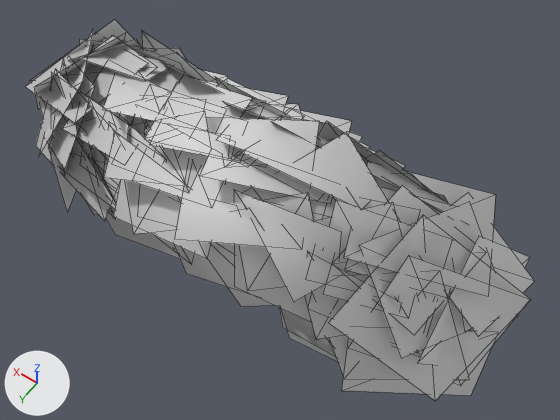
A saved change to the glTF model public/glb/stylized_nature_pack/Bush_Small.glb.
Camera for both pictures: a 50 mm lens placed at (-1.046, 1.326, 2.231), pointed at (-0.085, -0.02, 0.116). Lighting does not change. The marker at lower left points along +X, +Y and +Z. Mesh edges are drawn as thin lines. Where no turn or scale is listed for an object, it has been applied to the vertices.

In view in the first picture: 'Bush_Small'.
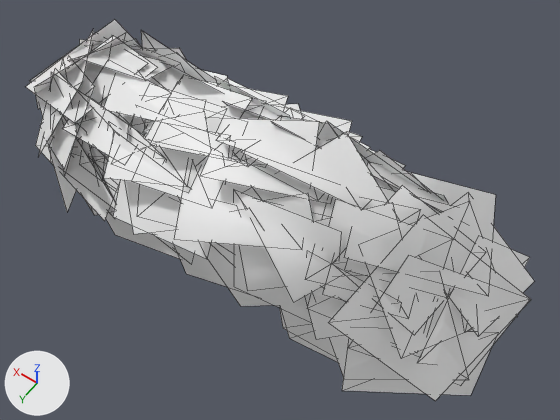
Where the newer file only moved an object's origin or applied its transform, the numbers keep the older frame.

What differs and where, as boxes (x1, y1, x2, y2) in the pictures (560 x 420 px):
'Bush_Small', recoloured, surface changed
    both: (26, 20, 534, 401)

Patch to the scene script:
```diff
--- a/public/glb/stylized_nature_pack/Bush_Small.glb.py
+++ b/public/glb/stylized_nature_pack/Bush_Small.glb.py
@@ mat_bush_leaves @@
 mat_bush_leaves = principled_material('Bush_Leaves')
-mat_bush_leaves.base_color = (0.8, 0.8, 0.8)  # white #e7e7e7
-mat_bush_leaves.metallic = 0.4
+mat_bush_leaves.base_color = (1.0, 1.0, 1.0)  # white #ffffff
+mat_bush_leaves.metallic = 1.0
 mat_bush_leaves.roughness = 1.0
```
